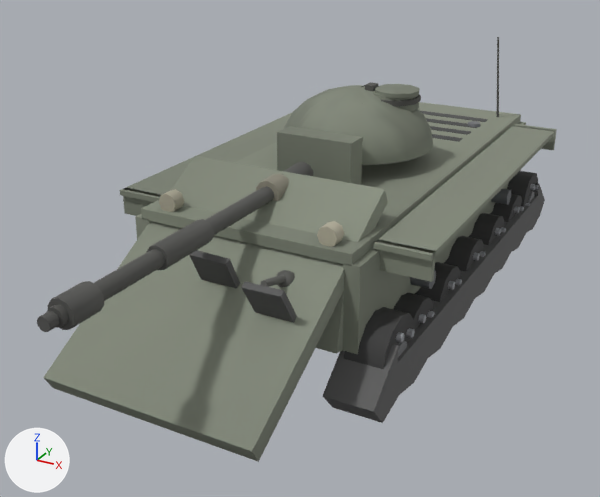
The glTF model client/assets/models/type62.glb as it was, and as the next commit left it.
One viewpoint serves both versions: a 50 mm lens placed at (4.26, -9.44, 4.98), pointed at (-0.11, -1.48, 1.0). Every picture has the same lights, and +X, +Y and +Z are marked at lower left. The older version comes first. Where no turn or scale is listed for an object, it has been applied to the vertices. Vertices at exactly the same position are counted once.

The first picture shows 'barrel', 'glacis', 'hullSide', 'hullTop', 'lowerPlate', 'mantlet', 'tracks', 'turretFront', 'turretRoof', 'turretSide', 'wheel12', 'wheel9' and 7 more.
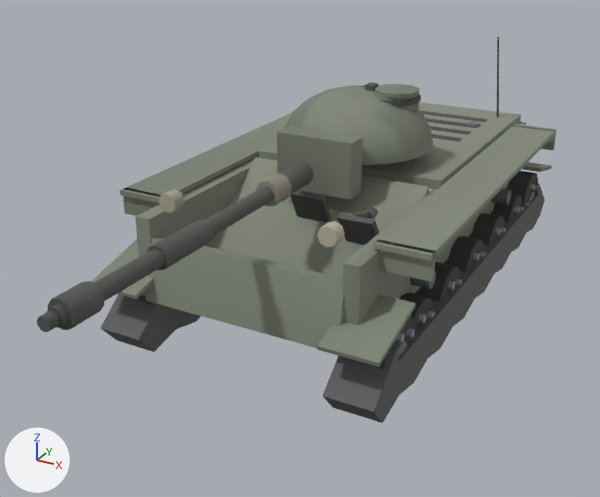
Location of each change, (x1, y1, x2, y2) in pixels of the pictures (600 x 497 px; the box of a moved part takes in the faces that stretch with it):
'glacis', reshaped
    before: (43, 156, 388, 462)
    after: (204, 157, 430, 278)
'tracks', reshaped
    before: (323, 183, 545, 423)
    after: (91, 162, 552, 423)
'hullTop', reshaped (31% narrower, 47% shorter)
    before: (141, 102, 521, 266)
    after: (259, 102, 521, 189)
part 1 of me_mesh_14, added
    after: (91, 162, 552, 367)
part 2 of me_mesh_16, moved or reshaped
    before: (276, 270, 295, 287)
    after: (363, 207, 378, 219)
part 3 of me_mesh_16, moved or reshaped
    before: (260, 275, 285, 287)
    after: (352, 210, 370, 217)
part 4 of me_mesh_16, moved or reshaped
    before: (189, 250, 240, 288)
    after: (290, 190, 331, 222)
part 5 of me_mesh_16, moved or reshaped
    before: (241, 282, 297, 323)
    after: (338, 213, 379, 245)
part 6 of me_mesh_16, moved or reshaped
    before: (43, 162, 388, 462)
    after: (204, 157, 430, 278)
'lowerPlate', unchanged, uncovered by the edit
    before: (316, 293, 344, 354)
    after: (146, 236, 344, 348)
'wheel12', unchanged, covered by the edit
    before: (344, 307, 415, 369)
    after: (344, 315, 415, 369)

The change, as a list of edits to the scene's bpy script:
```text
Change me_mesh_14:
    used by ob_tracks; location = (0.0, 0.0, 0.0)
    remove me_mesh_14.from_pydata(...)  # 160 vertices, 296 faces; spans x -1.69..1.69, y -3.3..3.3, z 0.1..1.09
    add me_mesh_14.from_pydata(...)  # 192 vertices, 344 faces; spans x -1.73..1.73, y -3.34..3.3, z 0.1..1.18
    me_mesh_14 part 1
    16 vertices are added at x -1.73..1.09, y -3.34..3.3, z 0.9..1.18
    16 new vertices lie (0.64, 0.0, 0.0) away from vertices in x -1.73..1.09, y -3.34..3.3, z 0.9..1.18
    48 new faces join them
Change me_mesh_16:
    used by ob_glacis; location = (0.0, 0.0, 0.0)
    before: 0 (1.17, -2.04, 2.14) at pixel (384, 189), 1 (1.17, -4.66, 0.64) at pixel (251, 451), 2 (1.17, -1.94, 1.97) at pixel (388, 202), 3 (1.17, -4.56, 0.47) at pixel (258, 461), 4 (-1.17, -1.94, 1.97)
    before: 5 (-1.17, -4.56, 0.47) at pixel (52, 388), 6 (-1.17, -2.04, 2.14) at pixel (194, 155), 7 (-1.17, -4.66, 0.64) at pixel (43, 377)
    remove me_mesh_16.from_pydata(...)  # 80 vertices, 132 faces; spans x -1.17..1.17, y -4.66..-1.94, z 0.47..2.14
    add me_mesh_16.from_pydata(...)  # 80 vertices, 132 faces; spans x -1.17..1.17, y -2.7..-0.04, z 0.46..1.84
    me_mesh_16 part 2: the loose piece of 26 vertices spanning x 0.53..0.77, y -3.27..-3.03, z 1.32..1.56 is moved by (0.0, 1.96, 0.0)
    me_mesh_16 part 3: the loose piece of 14 vertices spanning x 0.62..0.68, y -3.57..-3.12, z 1.45..1.63 is moved by (0.0, 1.96, 0.0)
    me_mesh_16 part 4: the loose piece of 8 vertices spanning x -0.21..0.25, y -3.58..-3.12, z 1.02..1.76 is moved by (0.0, 1.96, 0.0)
    me_mesh_16 part 5: the loose piece of 8 vertices spanning x 0.52..0.98, y -3.76..-3.29, z 0.92..1.66 is moved by (0.0, 1.96, 0.0)
    me_mesh_16 part 6
    add for i in [0, 2, 4, 6]: me_mesh_16.vertices[i].co += Vector((0.0, 1.3, -0.38))
    add for i in [1, 3, 5, 7]: me_mesh_16.vertices[i].co += Vector((0.0, 1.96, 0.0))
    other edits to the shape of me_mesh_16 do not show in these pictures
Change me_mesh_19:
    used by ob_hulltop; location = (0.0, 0.0, 0.0)
    before: 0 (1.25, -2.95, 1.78) at pixel (351, 254), 1 (1.25, -2.95, 1.66) at pixel (351, 266), 6 (-1.25, -2.95, 1.78) at pixel (141, 208), 7 (-1.25, -2.95, 1.66) at pixel (141, 218)
    remove me_mesh_19.from_pydata(...)  # 76 vertices, 124 faces; spans x -1.25..1.25, y -2.95..2.95, z 1.66..1.83
    add me_mesh_19.from_pydata(...)  # 76 vertices, 124 faces; spans x -1.25..1.25, y -0.54..2.95, z 1.66..1.83
    me_mesh_19 part 7
    add for i in [0, 1, 6, 7]: me_mesh_19.vertices[i].co += Vector((0.0, 2.41, 0.0))
```
